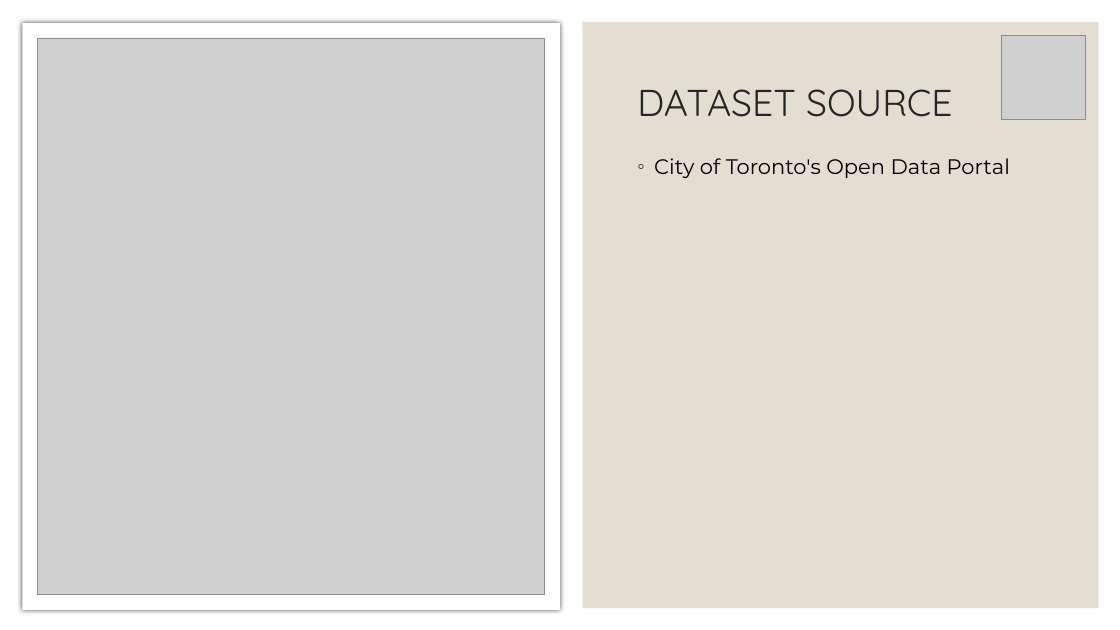
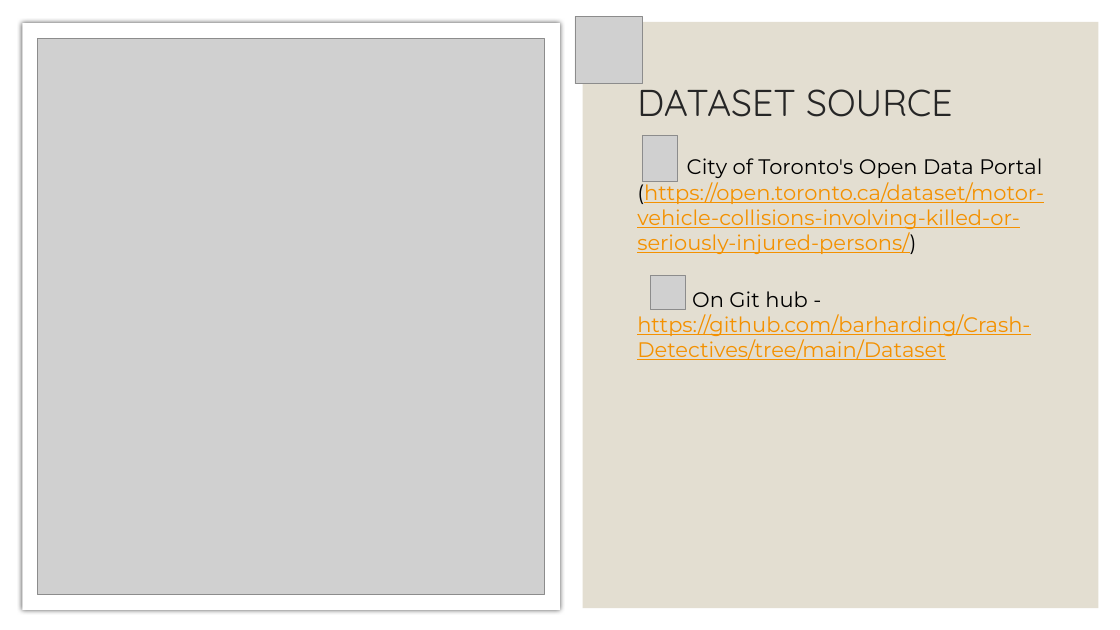
Before and after one commit to barharding/Crash-Detectives, a slide deck: slide 3 of Crash_Dectectives.pptx. Drawn at 1120x630 pixels with LibreOffice and Linux fonts; fonts in the diff are those of the drawing; grey boxes stand for pictures. Boxes give left, top, right and bottom in pixels: in the first picture for what was removed or moved away, otherwise in the second. Text is boxed around its words. In the diff, an @@ line names an element or a change of style, - is before the commit and + after.

Commit message:
Updated ppt

```diff
--- a/Crash_Dectectives.pptx
+++ b/Crash_Dectectives.pptx
@@ picture: place and size @@
-picture at <box>1002,35,1086,119</box>
+picture at <box>576,17,643,84</box>
@@ picture added at <box>643,135,678,181</box> @@
@@ text at <box>637,158,1044,360</box>: text changed; text colour #000000 to #F49100 @@
-◦ City of Toronto's Open Data Portal
+City of Toronto's Open Data Portal (https://open.toronto.ca/dataset/motor-vehicle-collisions-involving-killed-or-seriously-injured-persons/)
+On Git hub - https://github.com/barharding/Crash-Detectives/tree/main/Dataset
@@ picture added at <box>650,276,686,310</box> @@
```
Also in this commit, not shown: 2 other slides changed, 1 slide added.
